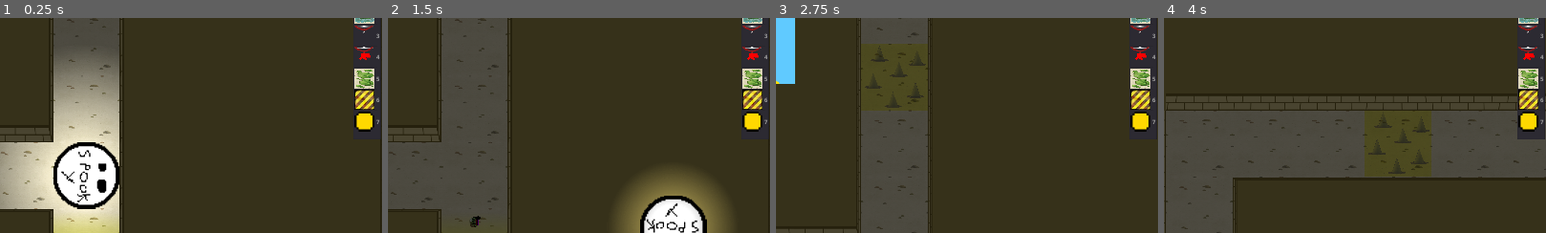
Above: before the commit, frames 1-4 (left to right).
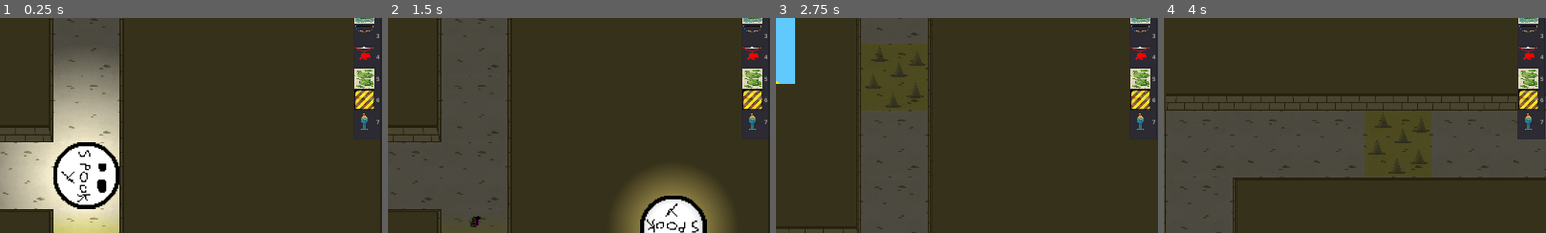
Above: after the commit, the same moments.

Repository: Solid-Squid-Contingent/LD-48
Game: Godot game, scene res://scenes/Game.tscn
The game is run twice, just before and just after one commit, with the same random seed, the same clock (stepped at 60 frames per second) and the same inputs.
Inputs (mouse positions are % of the whole screen's width and height, from its top left):
- Up to frame 1 (0.25 s): no input
- Up to frame 2 (1.5 s): tap Enter at 0.5 s; move the mouse to (61, 91) at 0.52 s; press the mouse at (61, 91) at 0.53 s; hold D (right) 0.53-1.28 s; move the mouse to (30, 55) at 1.27 s; release the mouse at (30, 55) at 1.28 s; hold S (down) from 1.28 s (still down); right-click (30, 55) at 1.35 s
- Up to frame 3 (2.75 s): move the mouse to (60, 28) at 2.02 s; release S (down) at 2.03 s; hold D (right) from 2.03 s (still down); tap 1 at 2.1 s
- Up to frame 4 (4 s): tap Space at 2.75 s; move the mouse to (45, 70) at 2.77 s; release D (right) at 2.78 s; hold W (up) 2.78-3.53 s; tap 9 at 2.85 s; click (45, 70) at 2.92 s; tap Enter at 3.5 s; move the mouse to (80, 65) at 3.52 s; hold A (left) from 3.53 s (still down); tap Q at 3.6 s
The pictures show only the part of the screen within x 50-100%, y 40-90%; the shares and areas given below are measured in that part.

The runs differ from the first frame. In frame 1, 0.5% of the frame differs, in the area x 92-98%, y 3-53%; in frame 2, 0.5%; in frame 3, 0.5%; in frame 4, 0.5%.
Error in both runs: Invalid get index '8' (on base: 'Array'). (res://scripts/ItemList.gd:33)

Commit message:
Integrate new graphics

Diff:
--- a/scenes/Arrow.tscn
+++ b/scenes/Arrow.tscn
@@ -4,7 +4,7 @@
 [ext_resource path="res://scripts/Arrow.gd" type="Script" id=2]
 
 [sub_resource type="RectangleShape2D" id=1]
-extents = Vector2( 2.29425, 10.5104 )
+extents = Vector2( 25.8295, 98.6533 )
 
 [node name="Arrow" type="RigidBody2D"]
 collision_layer = 2
@@ -15,7 +15,7 @@
 script = ExtResource( 2 )
 
 [node name="Sprite" type="Sprite" parent="."]
-scale = Vector2( 0.5, 0.5 )
+scale = Vector2( 0.25, 0.25 )
 texture = ExtResource( 1 )
 
 [node name="CollisionShape2D" type="CollisionShape2D" parent="."]
--- a/scenes/ArrowTrap.tscn
+++ b/scenes/ArrowTrap.tscn
@@ -4,26 +4,26 @@
 [ext_resource path="res://scripts/ArrowTrap.gd" type="Script" id=2]
 
 [sub_resource type="RectangleShape2D" id=1]
-extents = Vector2( 23.3281, 7.49492 )
+extents = Vector2( 106.835, 44.996 )
 
 [node name="ArrowTrap" type="Area2D"]
 script = ExtResource( 2 )
 
 [node name="ShootInterval" type="Timer" parent="."]
-wait_time = 3.0
 one_shot = true
 
 [node name="WireConnectionPoint" type="Node2D" parent="."]
 position = Vector2( 0, -20 )
 
 [node name="Sprite" type="Sprite" parent="."]
+scale = Vector2( 0.25, 0.25 )
 texture = ExtResource( 1 )
 __meta__ = {
 "_editor_description_": ""
 }
 
 [node name="CollisionShape2D" type="CollisionShape2D" parent="."]
-position = Vector2( -1.8354, -18.504 )
+position = Vector2( -1.3354, -75.004 )
 shape = SubResource( 1 )
 
 [connection signal="input_event" from="." to="." method="_on_ArrowTrap_input_event"]
--- a/scenes/Dynamite.tscn
+++ b/scenes/Dynamite.tscn
@@ -4,6 +4,7 @@
 [ext_resource path="res://resources/graphics/enemies/dynamite.png" type="Texture" id=2]
 
 [node name="Dynamite" type="Sprite"]
+scale = Vector2( 0.5, 0.5 )
 z_index = 1
 texture = ExtResource( 2 )
 script = ExtResource( 1 )
--- a/scenes/Lamp.tscn
+++ b/scenes/Lamp.tscn
@@ -1,17 +1,24 @@
 [gd_scene load_steps=4 format=2]
 
-[ext_resource path="res://resources/graphics/light.png" type="Texture" id=1]
-[ext_resource path="res://resources/graphics/lamp.png" type="Texture" id=2]
+[ext_resource path="res://resources/graphics/misc/light.png" type="Texture" id=1]
+[ext_resource path="res://resources/graphics/misc/lamp.png" type="Texture" id=2]
 [ext_resource path="res://scripts/Lamp.gd" type="Script" id=3]
 
-[node name="Lamp" type="Light2D"]
-texture = ExtResource( 1 )
-shadow_enabled = true
-shadow_color = Color( 0, 0, 0, 1 )
+[node name="Lamp" type="Node2D"]
 script = ExtResource( 3 )
 __meta__ = {
 "_editor_description_": ""
 }
 
 [node name="Sprite" type="Sprite" parent="."]
+scale = Vector2( 0.25, 0.25 )
 texture = ExtResource( 2 )
+
+[node name="Light" type="Light2D" parent="."]
+position = Vector2( 0, -28.0316 )
+texture = ExtResource( 1 )
+shadow_enabled = true
+shadow_color = Color( 0, 0, 0, 1 )
+__meta__ = {
+"_editor_description_": ""
+}
--- a/scenes/Player.tscn
+++ b/scenes/Player.tscn
@@ -2,7 +2,7 @@
 
 [ext_resource path="res://resources/graphics/player/player.png" type="Texture" id=1]
 [ext_resource path="res://scripts/Player.gd" type="Script" id=2]
-[ext_resource path="res://resources/graphics/light.png" type="Texture" id=3]
+[ext_resource path="res://resources/graphics/misc/light.png" type="Texture" id=3]
 
 [sub_resource type="CircleShape2D" id=1]
 radius = 129.201
--- a/scripts/ArrowTrap.gd
+++ b/scripts/ArrowTrap.gd
@@ -15,7 +15,7 @@
 	var inAccuracy = (randf() - 0.5) * 0.05
 	newArrow.position = position
 	newArrow.rotation = rotation
-	newArrow.add_central_force(Vector2(0, 300).rotated(rotation).rotated(inAccuracy))
+	newArrow.add_central_force(Vector2(0, 1500).rotated(rotation).rotated(inAccuracy))
 	get_parent().call_deferred("add_child", newArrow)
 
 func activate():
--- a/scripts/Lamp.gd
+++ b/scripts/Lamp.gd
@@ -1,14 +1,4 @@
-extends Light2D
-
-
-# Declare member variables here. Examples:
-# var a = 2
-# var b = "text"
-
-
-# Called when the node enters the scene tree for the first time.
-func _ready():
-	pass # Replace with function body.
+extends Node2D
 
 func getIcon():
 	return $Sprite.texture
Binary file removed: resources/graphics/Arrow Trap.png
Binary file removed: resources/graphics/Arrow.png
Binary file removed: resources/graphics/Boden.png
Binary file removed: resources/graphics/Bombe.png
Binary file removed: resources/graphics/Flammen.png
Binary file removed: resources/graphics/Krokodile.png
Binary file removed: resources/graphics/Slime.png
Binary file removed: resources/graphics/Spikes.png
Binary file changed: resources/graphics/enemies/dynamite.png
Binary file removed: resources/graphics/lamp.png
Not shown, removed: resources/graphics/lamp.png.import
Not shown, removed: resources/graphics/light.png.import
(and 8 more such lines)
